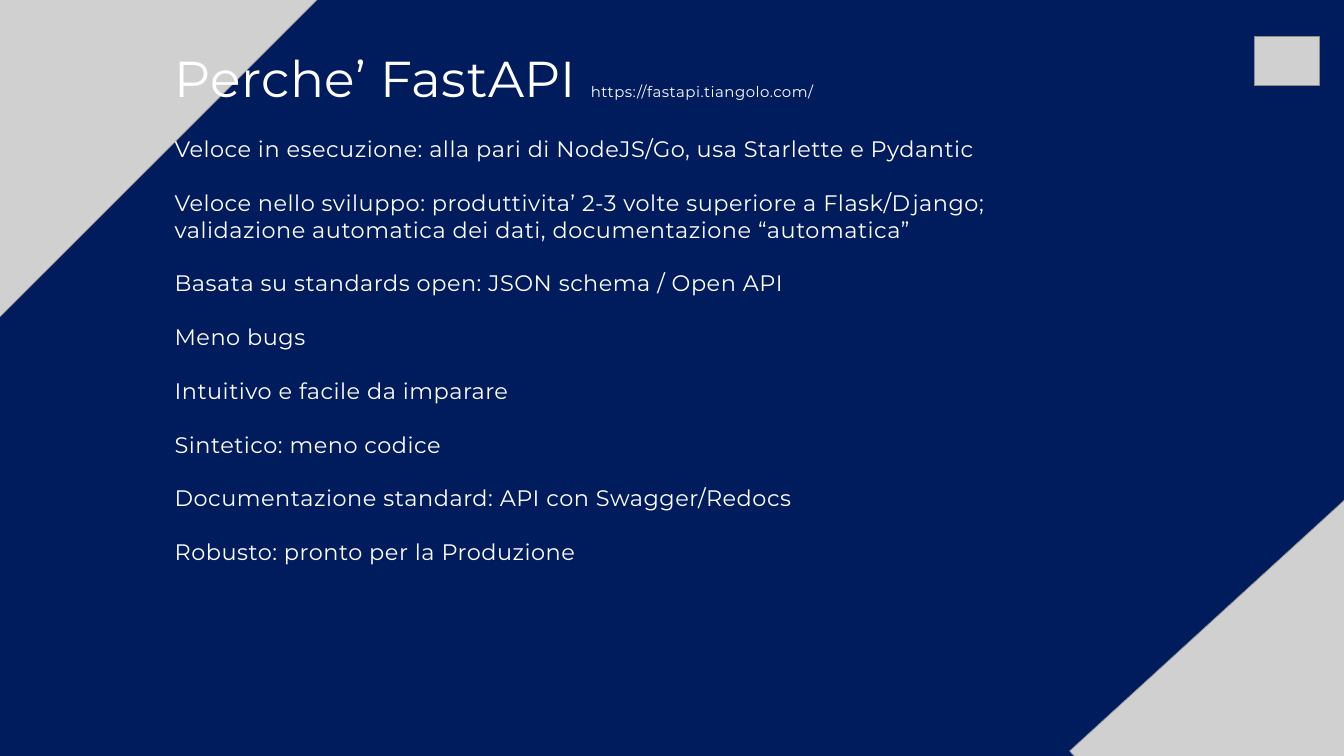
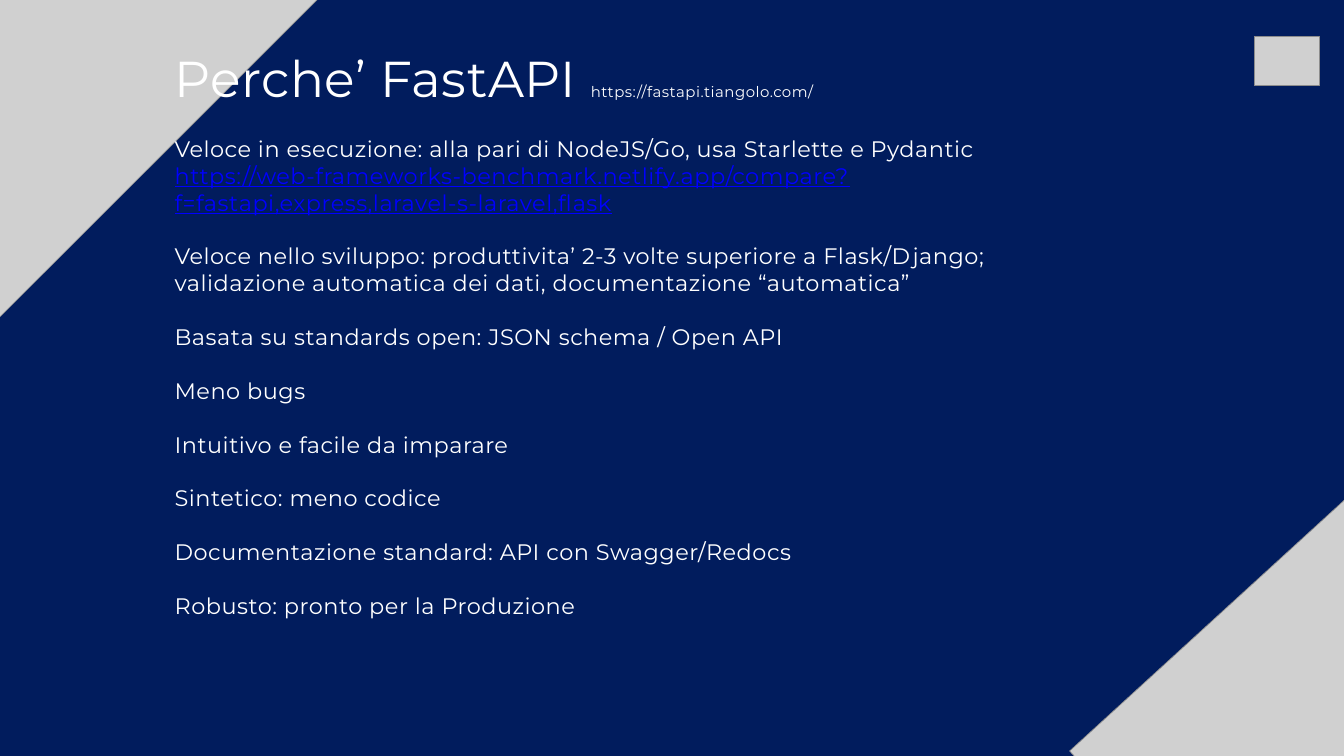
Before and after one commit to Burlesco70/CorsoFastAPI, a slide deck: slide 2 of materiale_raw/FastAPI-PBG.pptx. Drawn at 1344x756 pixels with LibreOffice and Linux fonts; fonts in the diff are those of the drawing; grey boxes stand for pictures. Boxes give left, top, right and bottom in pixels: in the first picture for what was removed or moved away, otherwise in the second. Text is boxed around its words. In the diff, an @@ line names an element or a change of style, - is before the commit and + after.

```diff
--- a/materiale_raw/FastAPI-PBG.pptx
+++ b/materiale_raw/FastAPI-PBG.pptx
@@ text at [175,165,849,216]: paragraph added @@
+https://web-frameworks-benchmark.netlify.app/compare?f=fastapi,express,laravel-s-laravel,flask
```
Also in this commit, not shown: 2 other slides changed, 1 other file.
